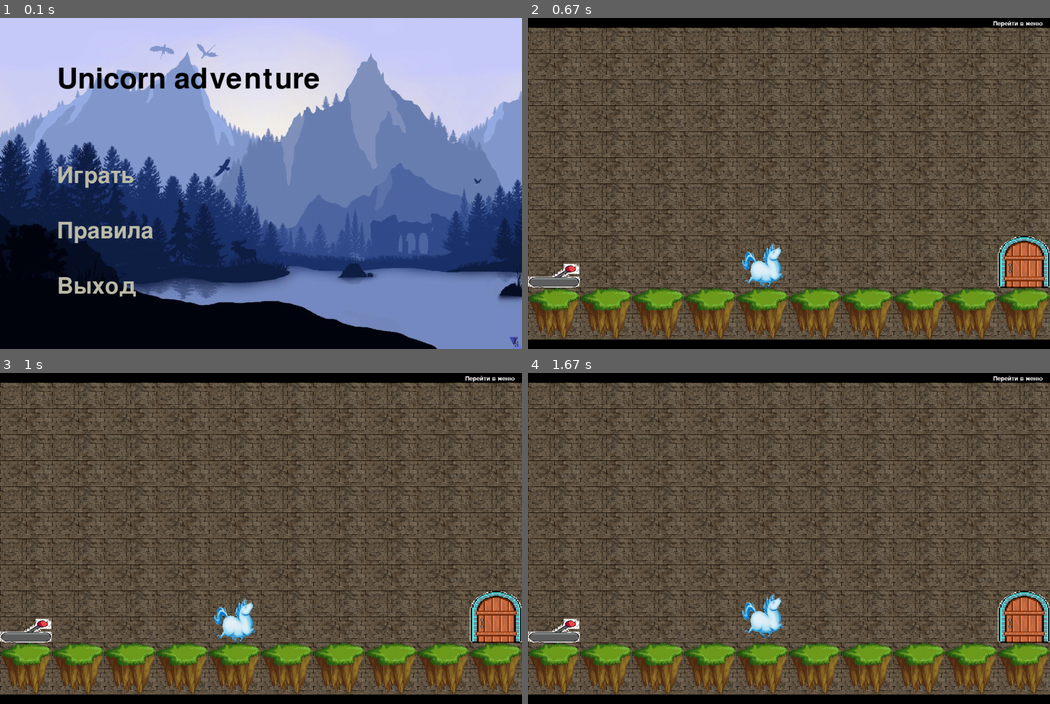
Above: before the commit, frames 1-4 (two rows, left to right).
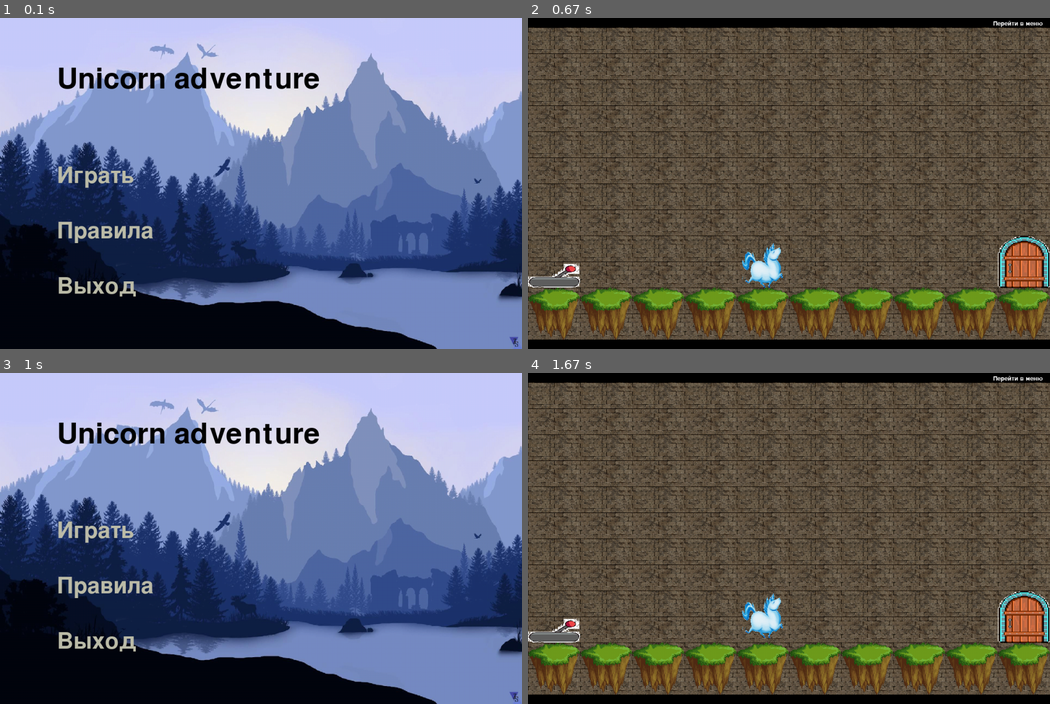
Above: after the commit, the same moments.

Repository: BornOfTheMoon/Summer_practise
Game: pygame game, started from project_on_pygame/main.py
Two runs of this game, one before a commit and one after it. Both use one fixed random seed, a clock stepped at 60 frames per second and the inputs below.
Inputs (mouse positions are in pixels of both pictures, inside the frame that each line leads up to):
- Up to frame 1 (0.1 s): no input
- Up to frame 2 (0.67 s): click (621, 176) at 0.38 s
- Up to frame 3 (1 s): press the mouse at (490, 379) at 0.7 s; move the mouse to (464, 478) at 0.8 s; release the mouse at (443, 578) at 0.93 s
- Up to frame 4 (1.67 s): click (621, 531) at 1.05 s; tap Space at 1.33 s

Frames 1-2 are identical in both runs. In frame 3, 98% of the frame differs, in the area x 0-100%, y 0-100%; in frame 4, nothing differs.

Commit message:
some little changes

Diff:
--- a/project_on_pygame/main.py
+++ b/project_on_pygame/main.py
@@ -23,7 +23,7 @@
 CONGRATES_TEXT = ["Вы помогли единорогу выбраться!",
                   "Он Вам очень благодарен!"]
 
-COUNT_LEVELS = 2
+COUNT_LEVELS = 5
 
 
 pygame.init()
@@ -167,11 +167,12 @@
         if (m_x, math.floor(m_y + 1)) in spikes_indexes and direction[0] != 0:
             all_sprites.draw(screen)
             player_group.draw(screen)
-            self.kill()
+            for sprite in all_sprites:
+                sprite.kill()
             spikes_indexes.clear()
             grasses_indexes.clear()
             lose_screen()
-        if (not (m_x, math.floor(m_y - 1)) in grasses_indexes) and direction[1] != 0 and self.on_ground:
+        if (not (m_x, math.floor(m_y)) in grasses_indexes) and direction[1] != 0 and self.on_ground:
             self.pos = m_x, m_y
             x, y = self.rect.x, self.rect.y + direction[1] * tile_height
             self.rect = self.image.get_rect().move(x, y)
@@ -182,7 +183,8 @@
         m_x, m_y = self.pos
         m_y += self.gravity
         if (m_x, math.floor(m_y + 1)) in spikes_indexes:
-            self.kill()
+            for sprite in all_sprites:
+                sprite.kill()
             spikes_indexes.clear()
             grasses_indexes.clear()
             lose_screen()
@@ -366,13 +368,13 @@
                 terminate()
             elif event.type == pygame.MOUSEMOTION:
                 x, y = event.pos
-                if x in range(980, 1020) and y in range(5, 25):
+                if x in range(980, 1085) and y in range(5, 25):
                     pygame.mouse.set_cursor(*pygame.cursors.tri_left)
                 else:
                     pygame.mouse.set_cursor(*pygame.cursors.arrow)
             elif event.type == pygame.MOUSEBUTTONDOWN:
                 x, y = event.pos
-                if x in range(980, 1020) and y in range(5, 25):
+                if x in range(980, 1085) and y in range(5, 25):
                     spikes_indexes.clear()
                     grasses_indexes.clear()
                     player.kill()
